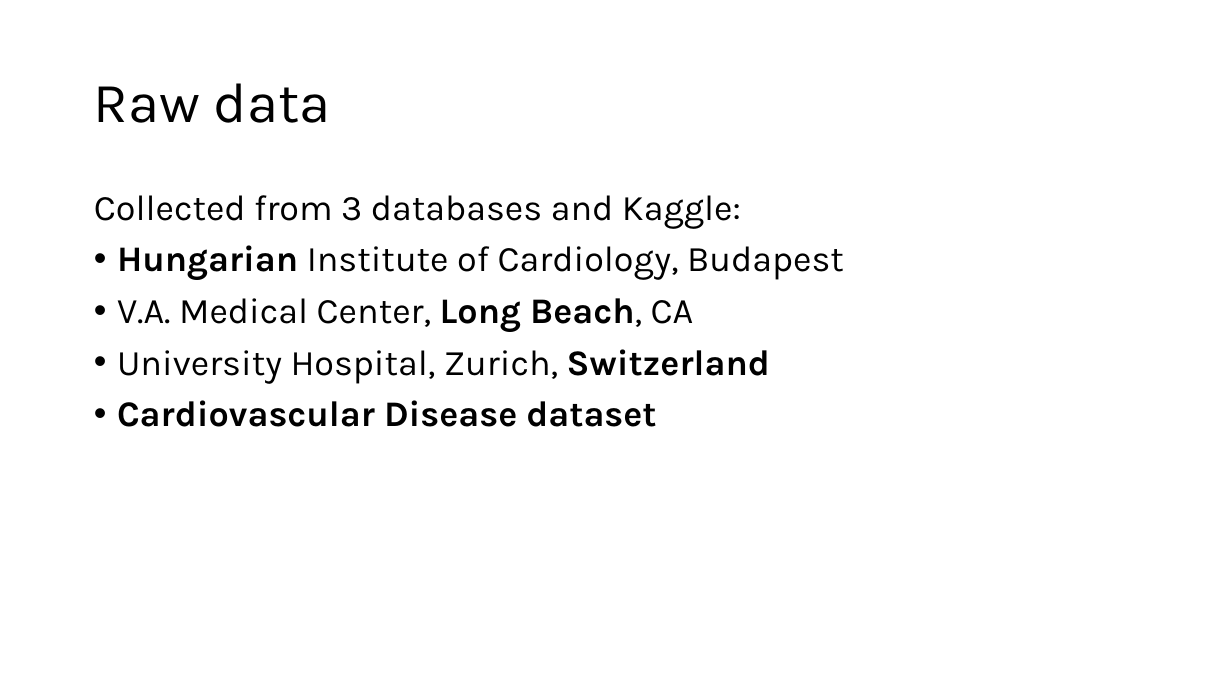
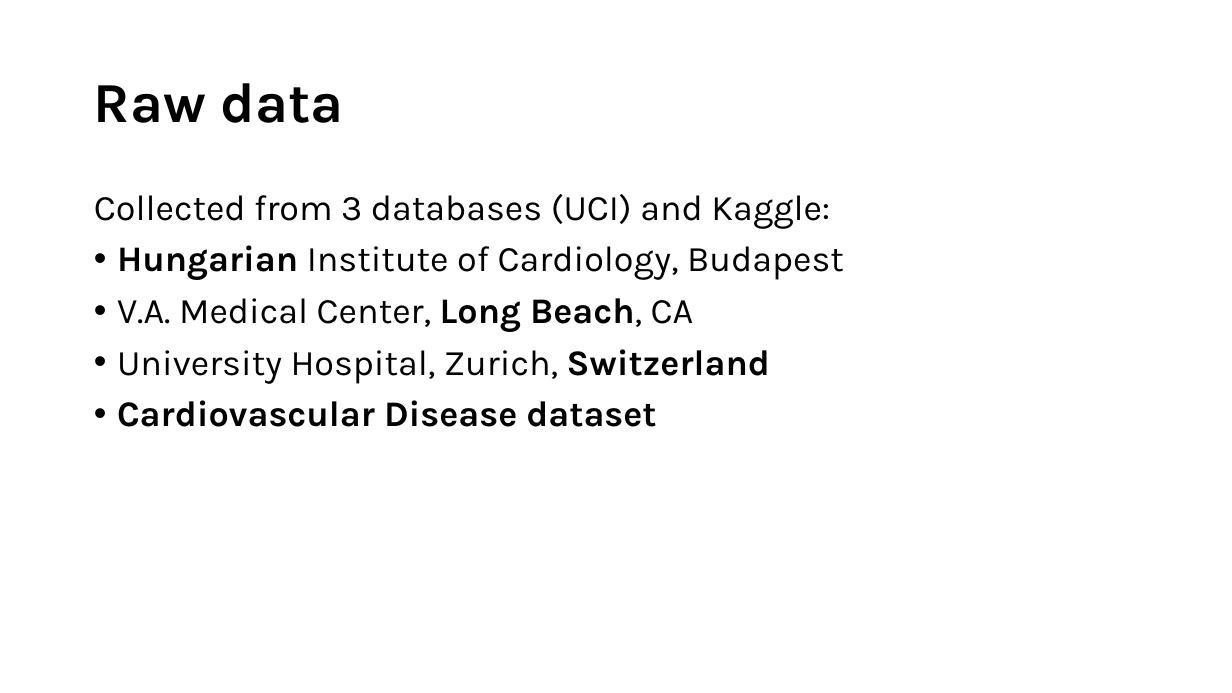
Before and after one commit to CathrineLind/shiny-CVD, a slide deck: slide 2 of Connecting non-data Literate Stakeholders to Data using R.pptx. Drawn at 1232x693 pixels with LibreOffice and Linux fonts; fonts in the diff are those of the drawing. Boxes give left, top, right and bottom in pixels: in the first picture for what was removed or moved away, otherwise in the second. Text is boxed around its words. In the diff, an @@ line names an element or a change of style, - is before the commit and + after.

```diff
--- a/Connecting non-data Literate Stakeholders to Data using R.pptx
+++ b/Connecting non-data Literate Stakeholders to Data using R.pptx
@@ title "Raw data" at bbox=[94, 83, 343, 123]: bold on @@
@@ text at bbox=[94, 194, 830, 229]: text changed @@
-Collected from 3 databases and Kaggle:
+Collected from 3 databases (UCI) and Kaggle:
```
Also in this commit, not shown: 13 other slides changed, 3 slides added, 9 other files.
